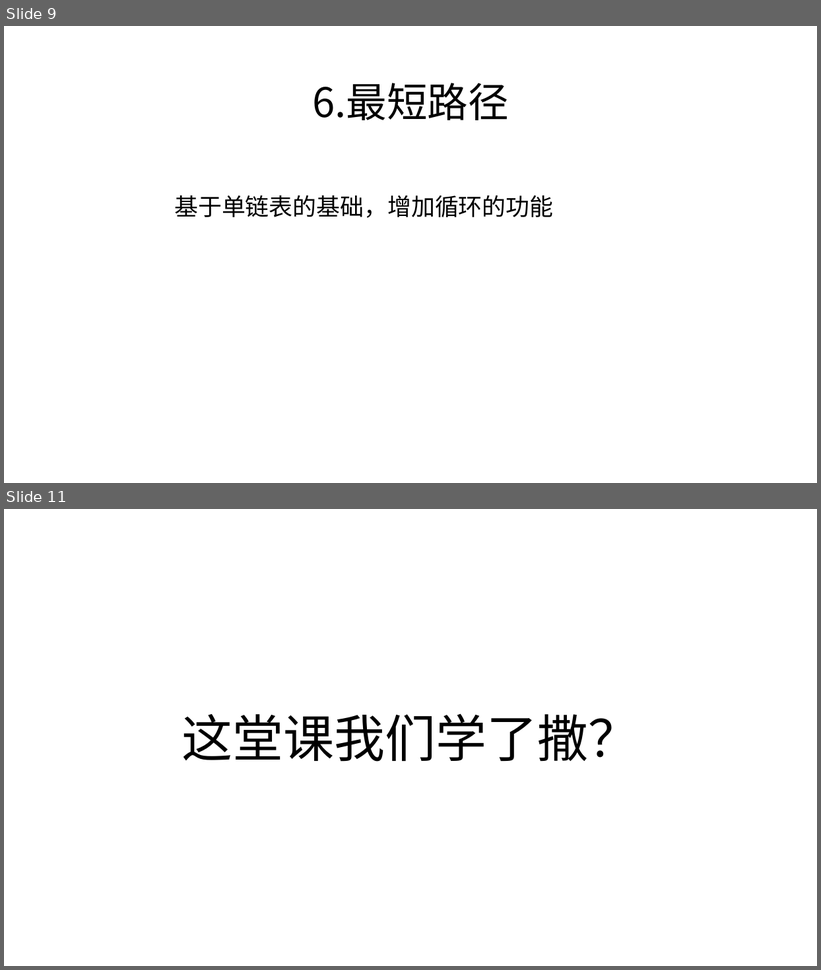
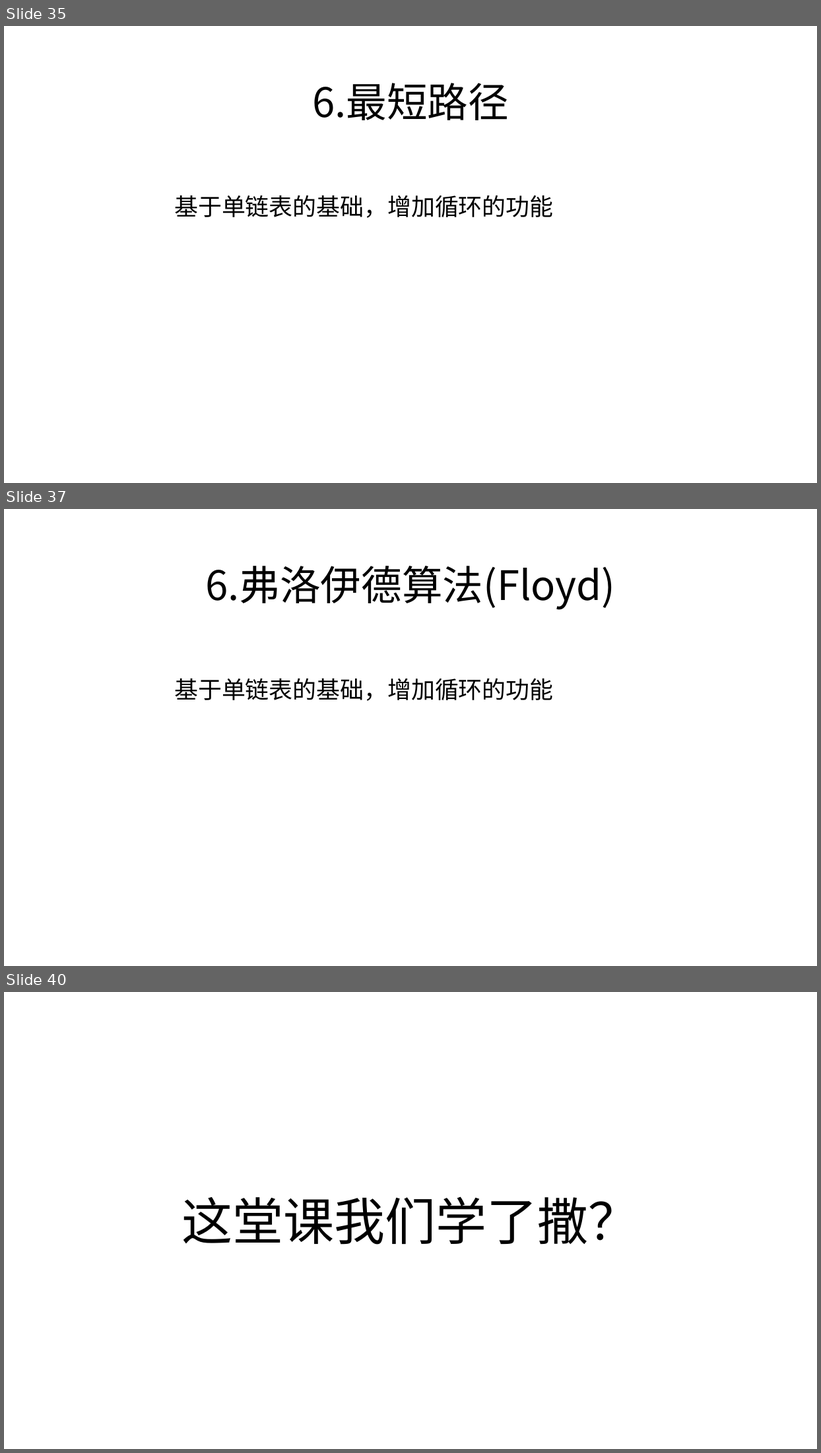
Before and after one commit to zjyesir/hmc_data_structure, a slide deck: ppt/7.图.pptx. Shown one above the other, each under a label of ours: slides 9 and 11 before the commit, slides 35, 37 and 40 after it; the slides between them are not shown. The pictures are 821x970 and 821x1453 pixels, drawn with LibreOffice and Linux fonts; fonts in the diff are those of the drawing; background and template pictures are left out. Boxes give left, top, right and bottom in pixels: in the first picture for what was removed or moved away, otherwise in the second. Text is boxed around its words. In the diff, an @@ line names an element or a change of style, - is before the commit and + after.

```diff
--- a/ppt/7.图.pptx
+++ b/ppt/7.图.pptx
@@ slide 37 added at (x1=4, y1=509, x2=817, y2=966), background picture (left out) @@
@@ text added at (x1=205, y1=566, x2=615, y2=610), 48 pt, text #000000 @@
+6.弗洛伊德算法(Floyd)
@@ text added at (x1=174, y1=678, x2=553, y2=701), 28 pt, text #000000 @@
+基于单链表的基础，增加循环的功能
@@ what was slide 9 is now slide 35 @@
@@ what was slide 11 is now slide 40 @@
```
Also in this commit, not shown: 4 slides changed, 28 other slides added, 8 other files.
